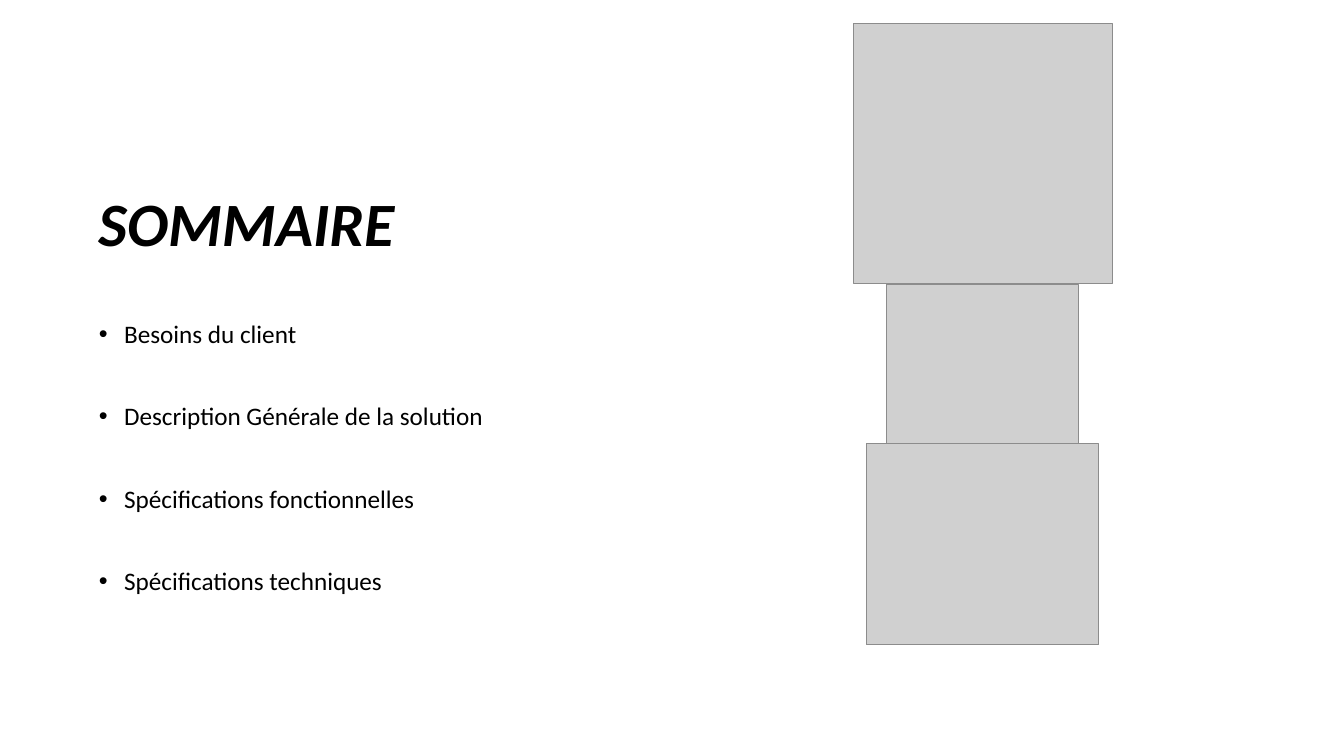
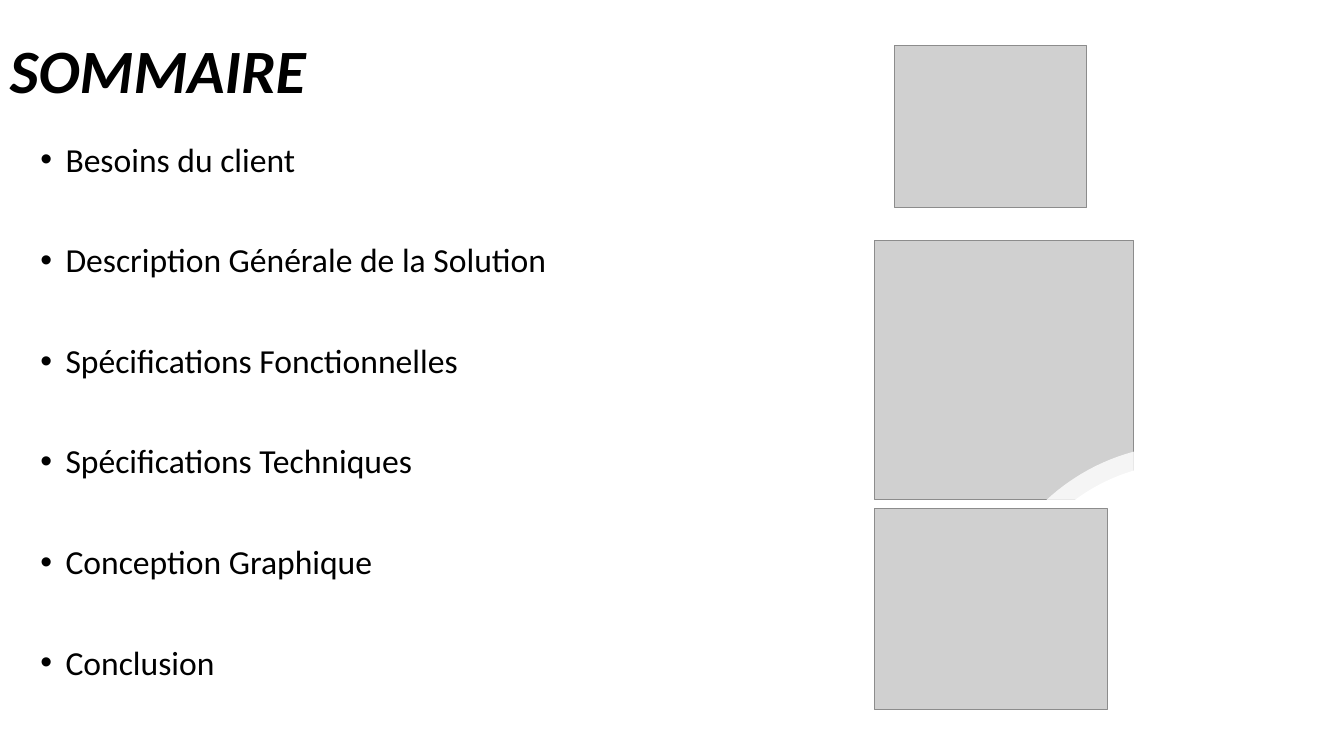
Before and after one commit to StephenAOGOLO/P4_Analysez_les_besoins, a slide deck: slide 2 of Projet_4_Solution_fonctionnelle_et_technique.pptx. Drawn at 1344x756 pixels with LibreOffice and Linux fonts; fonts in the diff are those of the drawing; grey boxes stand for pictures. Boxes give left, top, right and bottom in pixels: in the first picture for what was removed or moved away, otherwise in the second. Text is boxed around its words. In the diff, an @@ line names an element or a change of style, - is before the commit and + after.

Commit message:
19th commit - on branch 1.2 - Updating file " fonctionnelle et technique"

```diff
--- a/Projet_4_Solution_fonctionnelle_et_technique.pptx
+++ b/Projet_4_Solution_fonctionnelle_et_technique.pptx
@@ title "SOMMAIRE": place and size @@
-title "SOMMAIRE" at box(98, 205, 394, 247)
+title "SOMMAIRE" at box(10, 52, 306, 94)
@@ picture: place and size @@
-picture at box(887, 284, 1079, 447)
+picture at box(895, 45, 1087, 208)
@@ text "Besoins du client": place and size @@
-text "Besoins du client" at box(124, 325, 483, 594)
+text "Besoins du client" at box(66, 148, 546, 676)
@@ text at box(66, 148, 295, 173): size 18 to 24 pt in "Besoins du client" @@
@@ text at box(66, 248, 546, 676): text changed; size 18 to 24 pt @@
-• Description Générale de la solution
-• Spécifications fonctionnelles
-• Spécifications techniques
+• Description Générale de la Solution
+• Spécifications Fonctionnelles
+• Spécifications Techniques
+• Conception Graphique
+• Conclusion
@@ picture: place and size @@
-picture at box(854, 23, 1113, 282)
+picture at box(874, 240, 1133, 499)
@@ picture: place and size @@
-picture at box(866, 444, 1099, 645)
+picture at box(874, 509, 1107, 711)
```
Also in this commit, not shown: 17 slides added.
